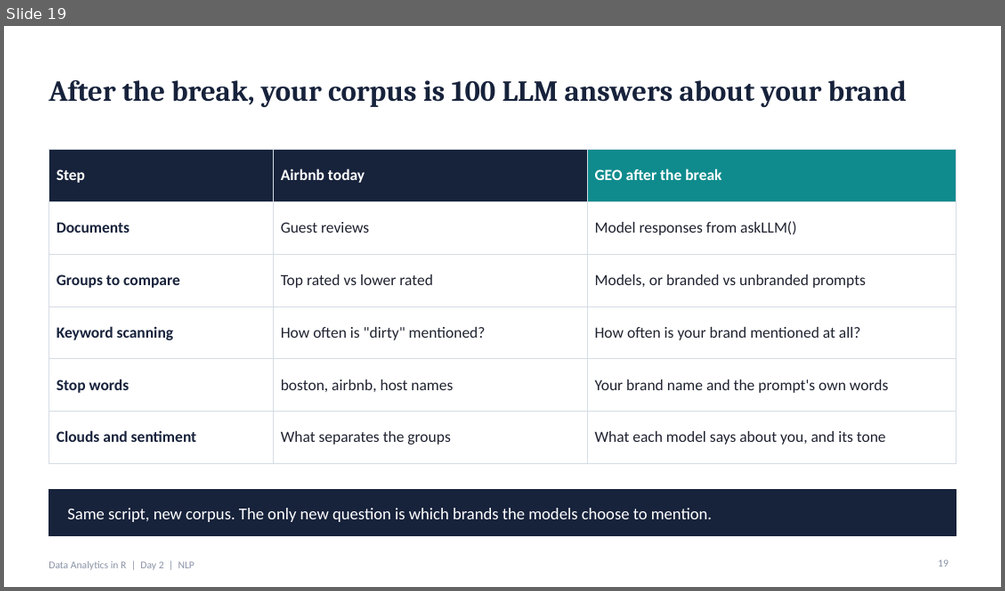
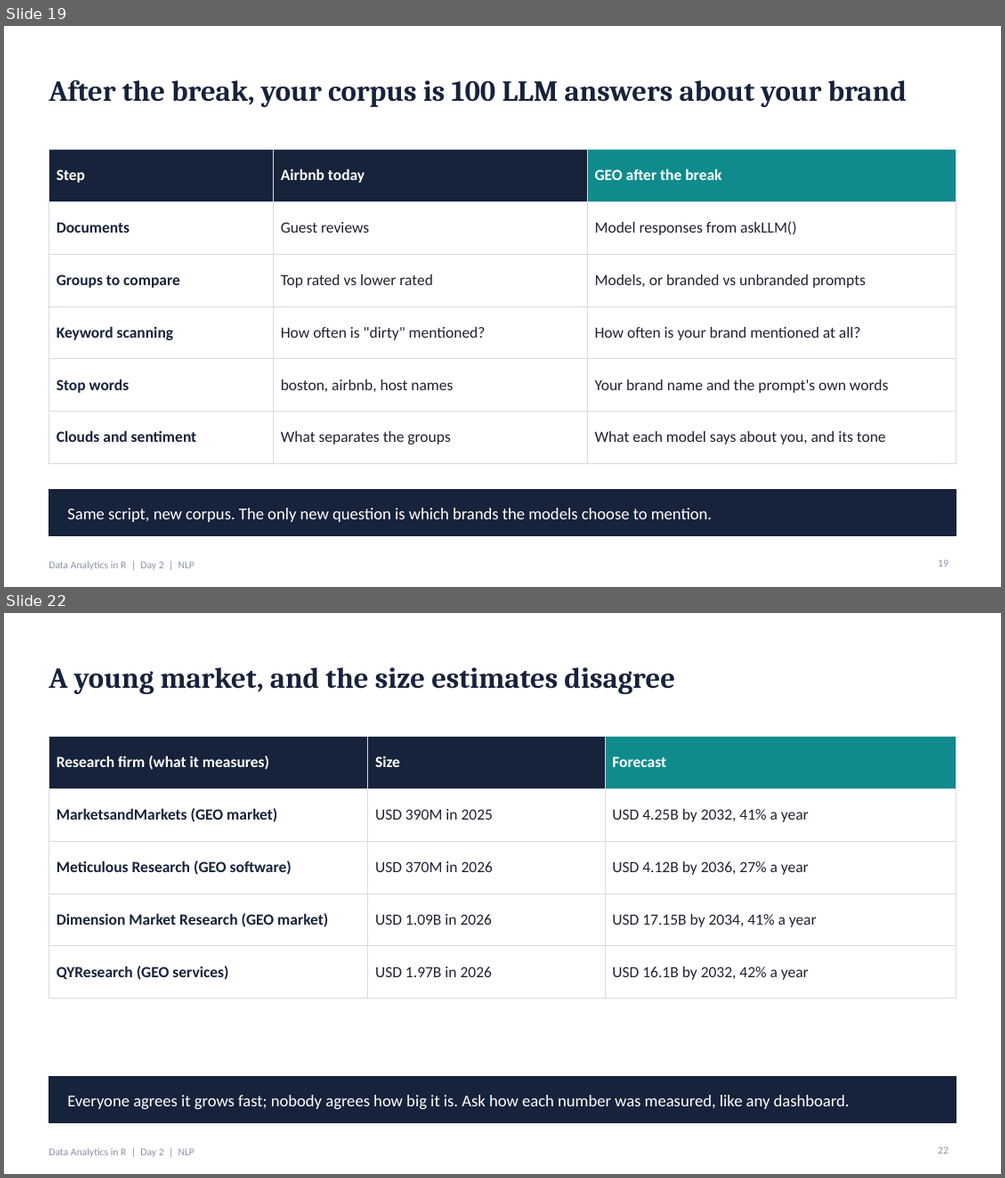
Before and after one commit to kwartler/Vienna_Dec_26, a slide deck: lessons/day2/F_nlp_bag_of_words.pptx. Shown one above the other, each under a label of ours: slide 19 before the commit, slides 19 and 22 after it; the slides between them are not shown. The pictures are 1005x591 and 1005x1178 pixels, drawn with LibreOffice and Linux fonts; fonts in the diff are those of the drawing. Boxes give left, top, right and bottom in pixels: in the first picture for what was removed or moved away, otherwise in the second. Text is boxed around its words. In the diff, an @@ line names an element or a change of style, - is before the commit and + after.

```diff
--- a/lessons/day2/F_nlp_bag_of_words.pptx
+++ b/lessons/day2/F_nlp_bag_of_words.pptx
@@ slide 22 added at (4, 613, 1001, 1174), background #FFFFFF; not listed: 1 template element that a slide beside it also shows @@
@@ title added at (48, 667, 675, 694), 28 pt, text #17223B, bold @@
+A young market, and the size estimates disagree
@@ table added at (48, 737, 956, 983), 5 rows, 3 columns @@
+Research firm (what it measures) | Size | Forecast
+MarketsandMarkets (GEO market) | USD 390M in 2025 | USD 4.25B by 2032, 41% a year
+Meticulous Research (GEO software) | USD 370M in 2026 | USD 4.12B by 2036, 27% a year
+Dimension Market Research (GEO market) | USD 1.09B in 2026 | USD 17.15B by 2034, 41% a year
+QYResearch (GEO services) | USD 1.97B in 2026 | USD 16.1B by 2032, 42% a year
@@ rectangle added at (48, 1077, 956, 1123), fill #17223B, outline #17223B 1 pt @@
@@ text added at (67, 1094, 850, 1109), 16 pt, text #FFFFFF @@
+Everyone agrees it grows fast; nobody agrees how big it is. Ask how each number was measured, like any dashboard.
@@ page number added at (938, 1146, 948, 1153), 10 pt, text #8A93A6 @@
+22
```
Also in this commit, not shown: 4 slides changed, 4 other slides added.
